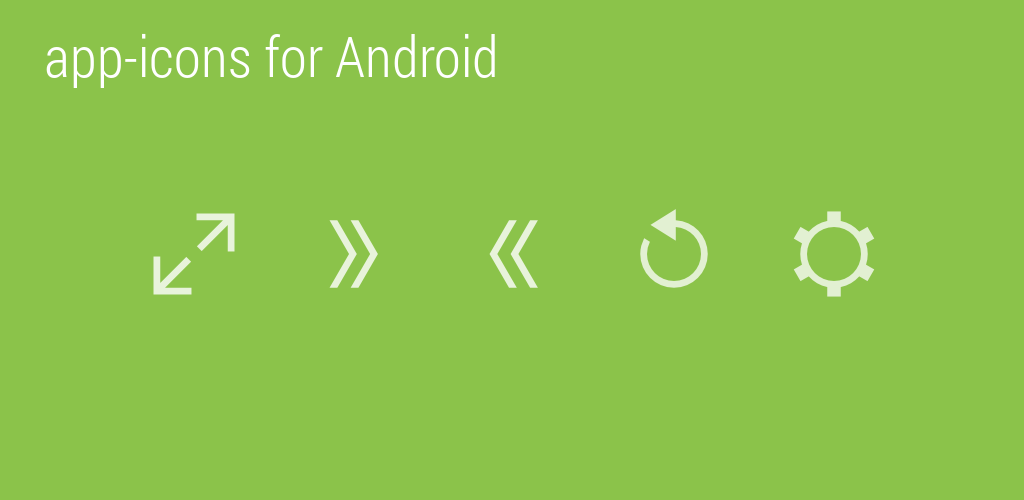
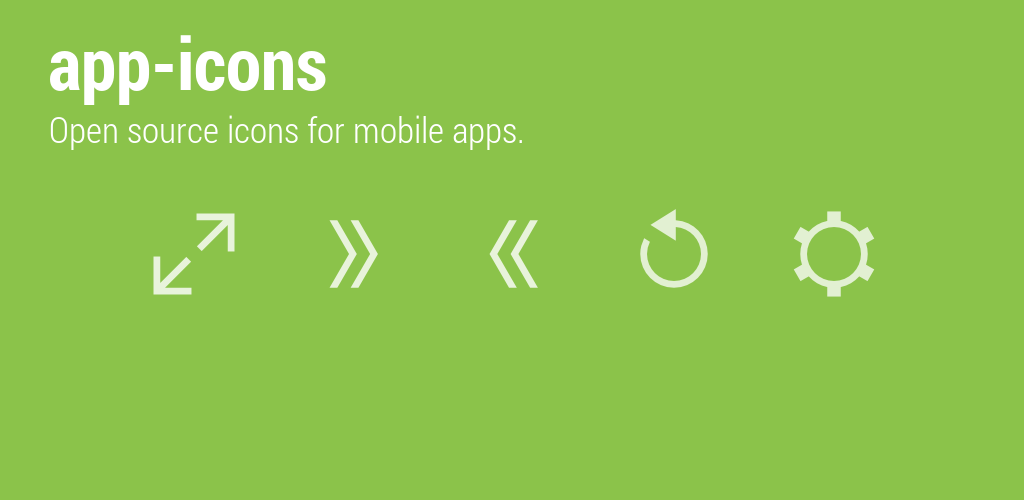
Layers edited between the first and the second (1024, 500) image:
added layer "Open source icons for mobile a..." above "app-icons" over <box>50,115,522,150</box>
renamed "app-icons for Android" to "app-icons", painted on it over <box>46,33,495,105</box>
